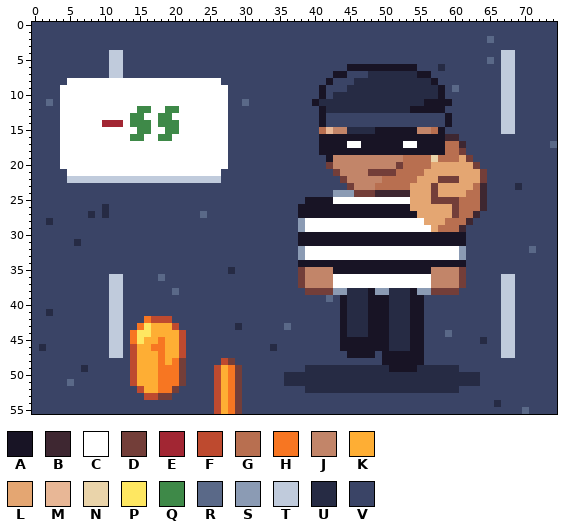
Pixel-art file, stored at art/cards/card-thief-let-go.aseprite. This is how it looked before the edit.
75x56 pixels, 1 frame.
Palette (. is transparent): A #181425  B #3e2731  C #ffffff  D #733e39  E #a22633  F #be4a2f  G #b86f50  H #f77622  J #c28569  K #feae34  L #e4a672  M #e8b796  N #ead4aa  P #fee761  Q #3e8948  R #5a6988  S #8b9bb4  T #c0cbdc  U #262b44  V #3a4466
Now the later version:
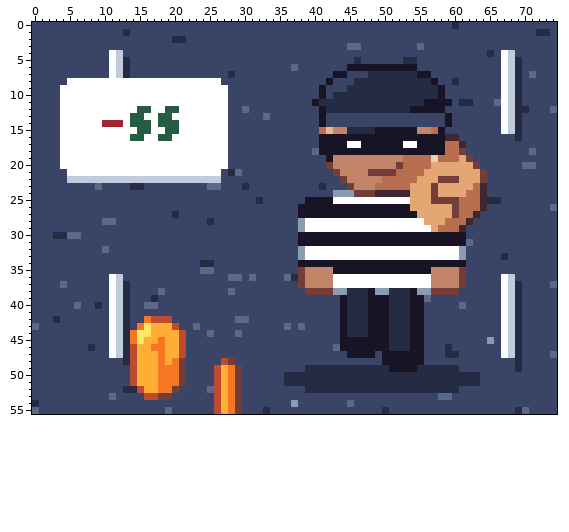
Diff:
colour Q: #3e8948 -> #265c42
y 0: x 60 V -> U
y 1: x 13 V -> U; x 72..73 VV -> UU
y 2: x 20..21 VV -> UU; x 65 R -> V
y 3: x 45..46 VV -> RR; x 55 V -> R
y 4: x 11 T -> C; x 65 V -> U; x 67 T -> C
y 5: x 11 T -> C; x 13 V -> U; x 46 V -> U; x 53..54 VV -> UU; x 65 R -> V; x 67 T -> C; x 69 V -> U
y 6: x 11 T -> C; x 13 V -> U; x 37 V -> R; x 58 U -> V; x 67 T -> C; x 69 V -> U
y 7: x 11 T -> C; x 13 V -> U; x 28 V -> U; x 67 T -> C; x 69 V -> U; x 71 V -> R
y 8: x 60 V -> U; x 67 T -> C; x 69 V -> U
y 9: x 60 R -> V; x 67 T -> C; x 69 V -> U
y 10: x 67 T -> C; x 69 V -> U
y 11: x 2 R -> V; x 30 R -> V; x 61..62 VV -> UU; x 66..67 VT -> RC; x 69 V -> U
y 12: x 30 V -> R; x 67 T -> C; x 69..70 VV -> UU; x 74 V -> R
y 13: x 33 V -> R; x 67 T -> C; x 69 V -> U
y 14..15: x 67 T -> C; x 69 V -> U
y 16: x 69 V -> U
y 17: x 74 R -> V
y 18: x 40 V -> R; x 71 V -> R
y 20: x 70..71 VV -> RR
y 21: x 28..29 VV -> UR
y 23: x 9 V -> R; x 14..15 VV -> UU; x 25..26 VV -> RR; x 30 V -> U; x 41 V -> U; x 69 U -> V
y 25: x 32 V -> U; x 65..66 VV -> UU
y 26: x 10 U -> V; x 74 V -> R
y 27: x 8 U -> V; x 10 U -> V; x 20 V -> U; x 24 R -> V
y 28: x 2 U -> V; x 10..11 VV -> RR; x 25 V -> U
y 30: x 3..6 VVVV -> UURR
y 31: x 6 U -> V; x 62 V -> R
y 32: x 10 V -> R; x 71 R -> V
y 33: x 67 V -> U
y 34: x 24..25 VV -> UU
y 35: x 24..25 VV -> RR; x 28 U -> V
y 36: x 11 T -> C; x 18 R -> V; x 28..29 VV -> RR; x 31 V -> R; x 36..37 VV -> RU; x 67 T -> C
y 37: x 4 V -> R; x 11 T -> C; x 13 V -> U; x 67 T -> C; x 69 V -> U; x 74 V -> R
y 38: x 11 T -> C; x 13 V -> U; x 18 V -> R; x 20 R -> V; x 28 V -> R; x 67 T -> C; x 69 V -> U
y 39: x 11 T -> C; x 13 V -> U; x 17 V -> U; x 42 R -> V; x 56 V -> R; x 67 T -> C; x 69 V -> U
y 40: x 6 V -> R; x 9 V -> U; x 11 T -> C; x 13 V -> U; x 16..17 VV -> RR; x 61 V -> R; x 67 T -> C; x 69 V -> U
y 41: x 2 U -> V; x 11 T -> C; x 13 V -> U; x 67 T -> C; x 69 V -> U
y 42: x 3 V -> U; x 11 T -> C; x 13 V -> U; x 29..30 VV -> RR; x 67 T -> C; x 69 V -> U
y 43: x 0 V -> R; x 11 T -> C; x 13 V -> U; x 23 V -> R; x 29 U -> V; x 38 V -> R; x 67 T -> C; x 69 V -> U
y 44: x 11 T -> C; x 13 V -> U; x 25 V -> R; x 29 V -> R; x 59 R -> V; x 67 T -> C; x 69 V -> U
y 45: x 11 T -> C; x 13 V -> U; x 64..65 UV -> VS; x 67 T -> C; x 69 V -> U
y 46: x 1 U -> V; x 8 V -> U; x 11 T -> C; x 13 V -> U; x 34 U -> V; x 43 V -> R; x 59 V -> U; x 67 T -> C; x 69 V -> U
y 47: x 11 T -> C; x 13 V -> U; x 59..60 VV -> UU; x 67 T -> C; x 69 V -> U; x 74 V -> R
y 48: x 13 V -> U; x 69 V -> U
y 49: x 7 U -> V; x 69 V -> U
y 51: x 5 R -> V
y 52: x 13..14 VV -> UU; x 25 V -> R
y 53: x 11 V -> R; x 58..59 VV -> RR
y 54: x 0 V -> U; x 37 V -> S; x 45 V -> R; x 66 U -> V
y 55: x 0 V -> R; x 19 V -> R; x 33 V -> U; x 50 V -> U; x 69 V -> U
